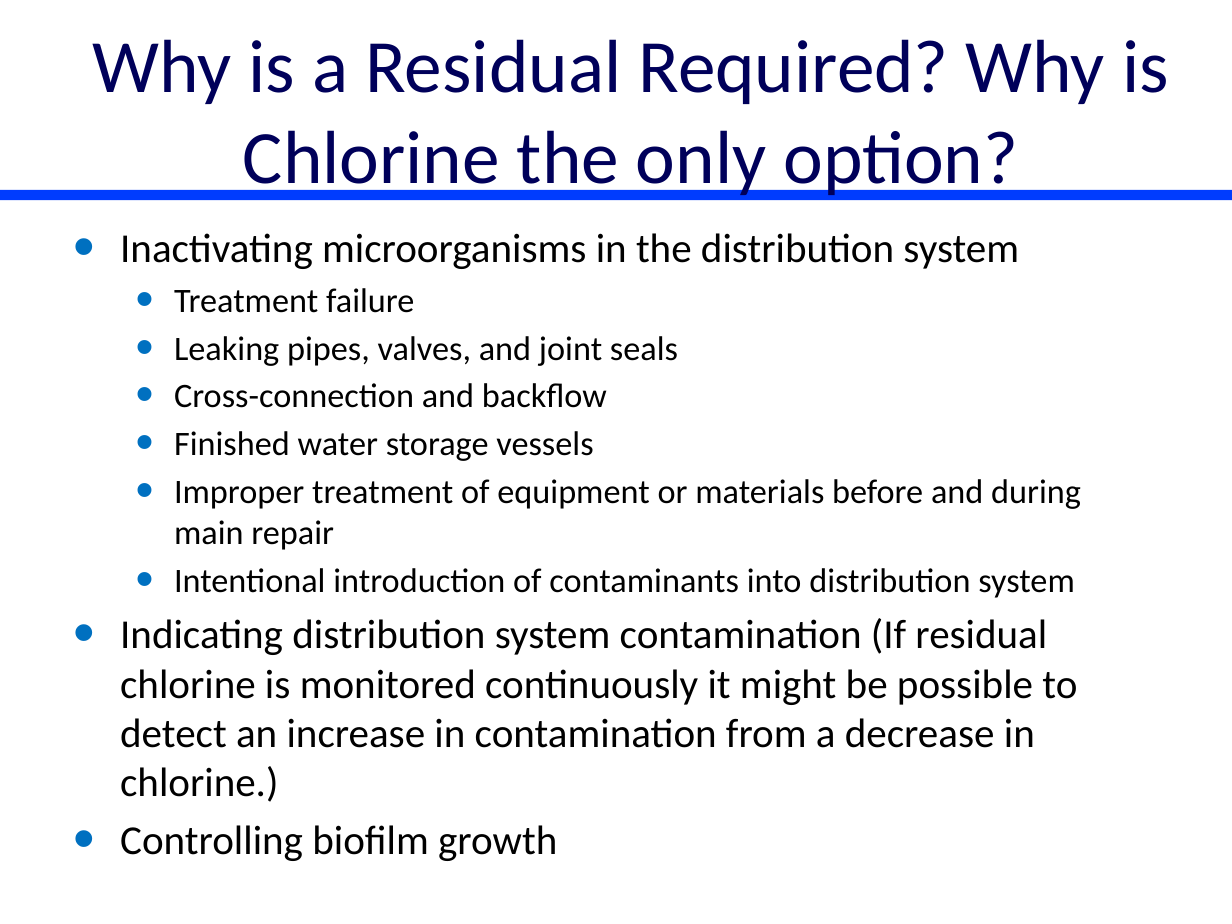
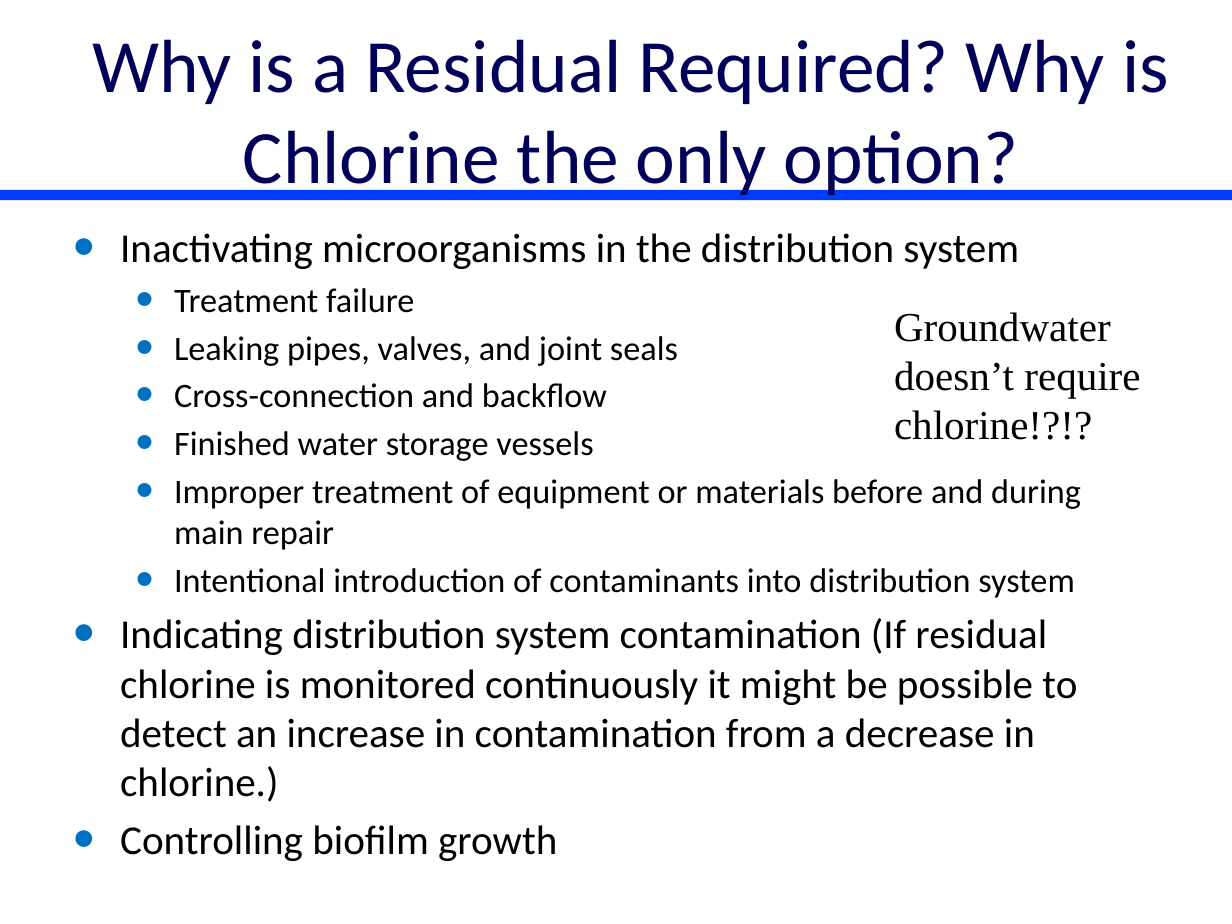
Before and after one commit to monroews/CEE4520Lectures, a slide deck: slide 11 of Disinfection.pptx. Drawn at 1232x924 pixels with LibreOffice and Linux fonts; fonts in the diff are those of the drawing. Boxes give left, top, right and bottom in pixels: in the first picture for what was removed or moved away, otherwise in the second. Text is boxed around its words. In the diff, an @@ line names an element or a change of style, - is before the commit and + after.

```diff
--- a/Disinfection.pptx
+++ b/Disinfection.pptx
@@ text added at (894,312,1140,440), 24 pt, text #000000 @@
+Groundwater doesn’t require chlorine!?!?
```
Also in this commit, not shown: 6 other slides changed.
